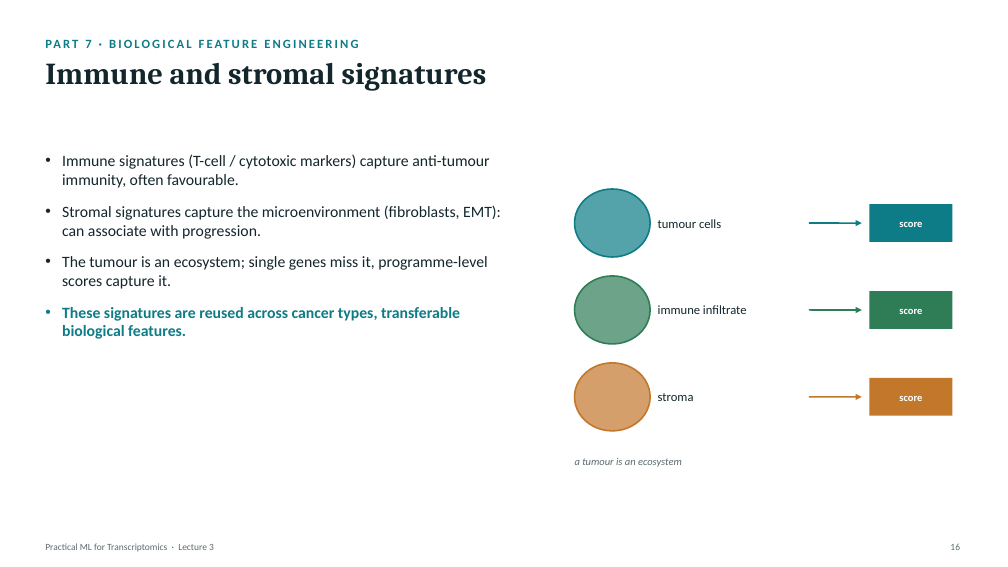
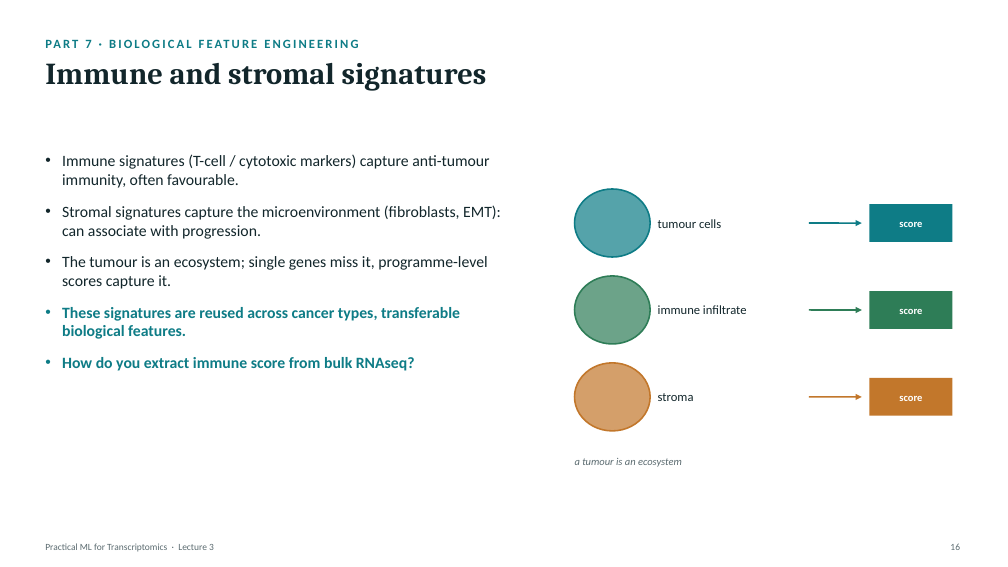
Before and after one commit to zhanyinx/ml26, a slide deck: slide 17 of lessons/lesson03_feature_engineering/theory/slides/Lecture3 - Feature Engineering and Biological Representation.pptx. Drawn at 1008x567 pixels with LibreOffice and Linux fonts; fonts in the diff are those of the drawing. Boxes give left, top, right and bottom in pixels: in the first picture for what was removed or moved away, otherwise in the second. Text is boxed around its words. In the diff, an @@ line names an element or a change of style, - is before the commit and + after.

```diff
--- a/lessons/lesson03_feature_engineering/theory/slides/Lecture3 - Feature Engineering and Biological Representation.pptx
+++ b/lessons/lesson03_feature_engineering/theory/slides/Lecture3 - Feature Engineering and Biological Representation.pptx
@@ text at (62, 357, 415, 371): paragraph added @@
+• How do you extract immune score from bulk RNAseq?
```
Also in this commit, not shown: 4 other slides changed.
